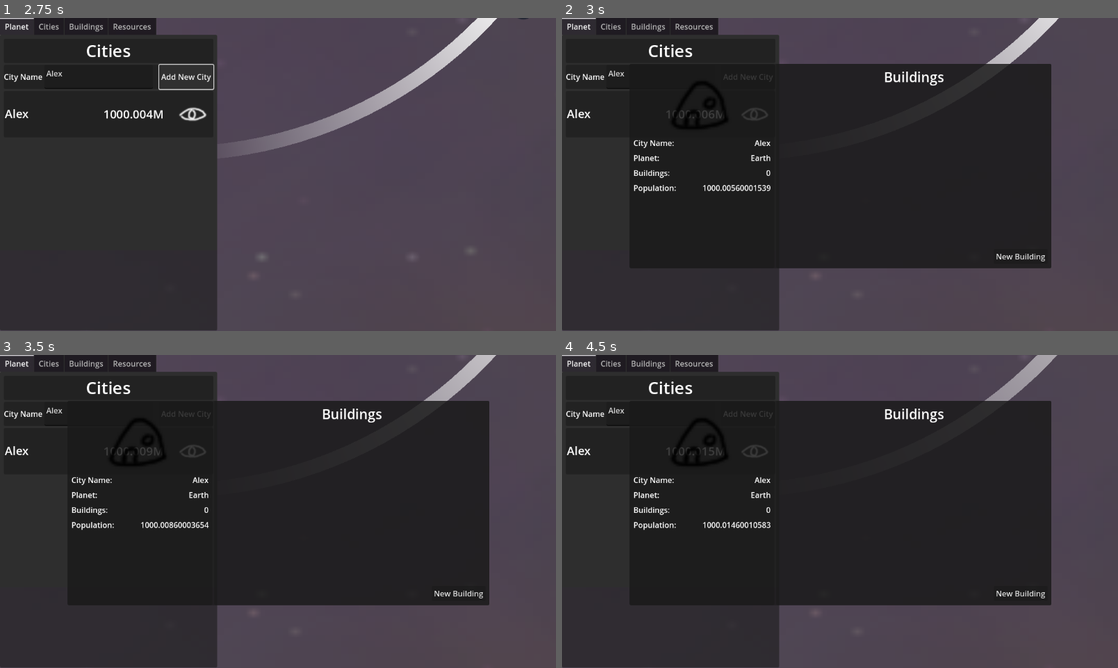
Above: before the commit, frames 1-4 (two rows, left to right).
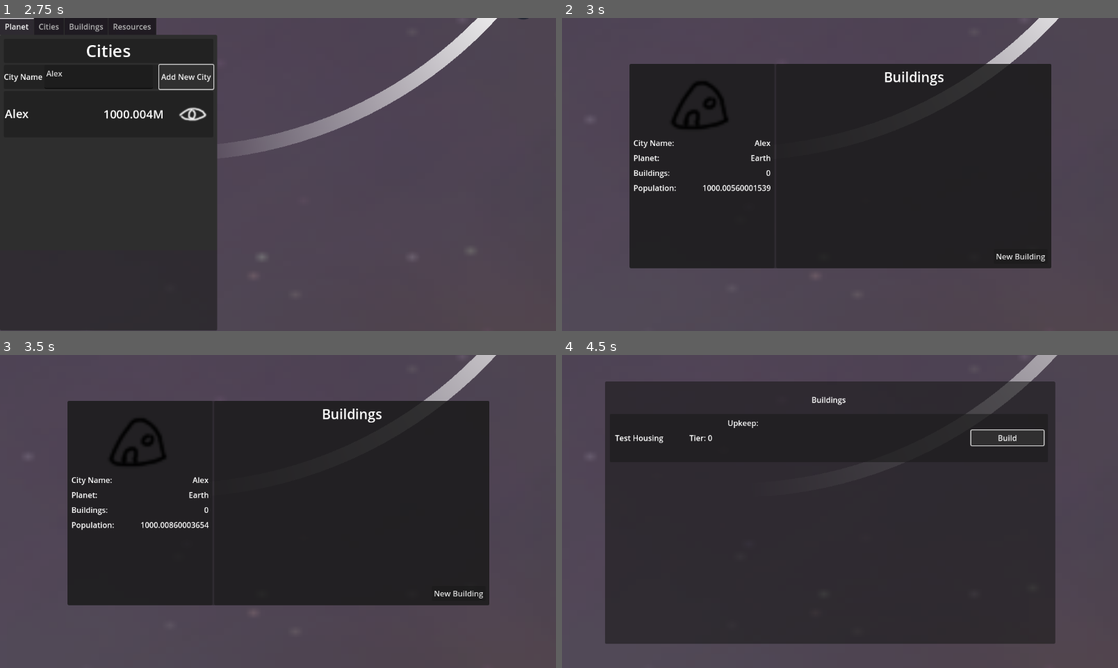
Above: after the commit, the same moments.

Repository: IsaacdmDunn/OrbitTTD
Game: Godot game, scene res://game.tscn
Two runs of this game, one before a commit and one after it. Both use one fixed random seed, a clock stepped at 60 frames per second and the inputs below. The engine's default icon, where the game draws it, is replaced by a stand-in: a white triangle on a blue panel in a dark square.
Inputs (mouse positions are in pixels of both pictures, inside the frame that each line leads up to):
- Up to frame 1 (2.75 s): move the mouse to (283, 218) at 0.52 s; hold S (MoveCameraDown) 0.53-1.25 s; click (283, 218) at 0.67 s; click (100, 77) at 1.27 s; type "Alex" at 1.35 s; click "Add New City" at 2 s
- Up to frame 2 (3 s): click (756, 115) at 2.75 s
- Up to frame 3 (3.5 s): no input
- Up to frame 4 (4.5 s): click "Add New City" (after the commit: "New Building") at 3.5 s; click (1006, 436) at 4.25 s, where only the run after the commit has a clickable "Build"

Frame 1 is identical in both runs. In frame 2, 21% of the frame differs, in the area x 0-39%, y 0-100%; in frame 3, 21%; in frame 4, 24%, in the area x 0-89%, y 0-100%.

Commit message:
added building menu

Diff:
--- a/orbitttd/Prefabs/UI/BuildingOptionUI.tscn
+++ b/orbitttd/Prefabs/UI/BuildingOptionUI.tscn
@@ -51,3 +51,5 @@
 tooltip_text = "Build time: 58 weeks
 Cost: 500 metals, 15 Rare metals"
 text = "Build"
+
+[connection signal="pressed" from="HBoxContainer/Button" to="." method="_on_button_pressed"]
--- a/orbitttd/Prefabs/UI/BuildingUI.tscn
+++ b/orbitttd/Prefabs/UI/BuildingUI.tscn
@@ -4,8 +4,9 @@
 [ext_resource type="Texture2D" uid="uid://luibggplp2ss" path="res://images/cityIcon.png" id="2_pud5p"]
 
 [node name="BuildingUI" type="Panel"]
-custom_minimum_size = Vector2(0, 96)
+custom_minimum_size = Vector2(525, 96)
 size_flags_horizontal = 3
+size_flags_vertical = 3
 script = ExtResource("1_381lv")
 
 [node name="HBoxContainer" type="HBoxContainer" parent="."]
--- a/orbitttd/scripts/Building.gd
+++ b/orbitttd/scripts/Building.gd
@@ -18,7 +18,7 @@
 	city = get_tree().get_nodes_in_group("City")[cityID]
 	if buildingType == null:
 		buildingType = "John"
-	print("dajwkda")
+	print(buildingType)
 func UpdateBuilding():
 
 	for resourceID in resourcesRequired.size():
--- a/orbitttd/scripts/City.gd
+++ b/orbitttd/scripts/City.gd
@@ -17,3 +17,8 @@
 	pop += pop * (birthRate - deathRate)
 	for building in buildings:
 		building.UpdateBuilding()
+
+func AddBuilding(building):
+	buildings.append(building)
+	building.city = self
+	add_child(building)
--- a/orbitttd/scripts/UI/AddNewBuildingUI.gd
+++ b/orbitttd/scripts/UI/AddNewBuildingUI.gd
@@ -1,15 +1,14 @@
 extends Control
 
-var city: City
+var city: Node2D
 var buildingToBuild: Node2D
 
-func _process(delta: float) -> void:
-	print("!!!")
 
 func _ready() -> void:
+	add_to_group("UI")
 	var optionToAdd = UiManager.buildingOption.instantiate()
 	optionToAdd.city = city
 	optionToAdd.buildingToBuild = buildingToBuild
+
 	$Panel/VBoxContainer.add_child(optionToAdd)
-	print("!!!")
 	pass
--- a/orbitttd/scripts/UI/BuildingOption.gd
+++ b/orbitttd/scripts/UI/BuildingOption.gd
@@ -1,10 +1,11 @@
 extends Panel
 
-var city: City
+var city: Node2D
 var buildingToBuild: Building
 
 func _ready() -> void:
-	print(buildingToBuild)
+	add_to_group("UI")
+	print( buildingToBuild.buildingType)
 	$HBoxContainer/TextureRect.texture = buildingToBuild.buildingTexture
 	$HBoxContainer/BuildingName.text = buildingToBuild.buildingType
 	$HBoxContainer/Tier.text = "Tier: " + str(buildingToBuild.tier)
@@ -14,5 +15,8 @@
 
 
 func _on_button_pressed() -> void:
+	print("Test" + buildingToBuild.name)
+	buildingToBuild.city = city
 	city.buildings.append(buildingToBuild)
+	city.add_child(buildingToBuild)
 	pass # Replace with function body.
--- a/orbitttd/scripts/UI/CityOnPlanetUI.gd
+++ b/orbitttd/scripts/UI/CityOnPlanetUI.gd
@@ -12,7 +12,7 @@
 
 func _on_texture_button_pressed() -> void:
 	#open city UIz
-	#UiManager.CloseUI()
+	UiManager.CloseUI()
 	var CityUIToAdd = GamePrefabs.cityBuildingMenuUI.instantiate()
 	CityUIToAdd.city = city
 
--- a/orbitttd/scripts/UI/CityUI.gd
+++ b/orbitttd/scripts/UI/CityUI.gd
@@ -3,7 +3,10 @@
 var city:City
 
 func _ready() -> void:
+	add_to_group("UI")
+	print(city)
 	for building in city.buildings:
+		print("dada")
 		AddBuildingInfoUI(building)
 		pass
 	pass
@@ -23,6 +26,7 @@
 
 
 func _on_button_pressed() -> void:
+	UiManager.CloseUI()
 	var buildingMenu = UiManager.addBuildingUI.instantiate()
 	buildingMenu.city = city
 	buildingMenu.buildingToBuild = GamePrefabs.earthSlumsPrefab.instantiate()
--- a/orbitttd/scripts/UI/PlanetUIData.gd
+++ b/orbitttd/scripts/UI/PlanetUIData.gd
@@ -1,10 +1,13 @@
 extends Control
+
 
 
 var targetPlanet: Node2D
 enum UITabState {Planet, Cities, Buildings, Resources}
 var currentTabState:UITabState = UITabState.Planet
 
+func _ready() -> void:
+	add_to_group("UI")
 
 func _on_tab_bar_tab_changed(tab: int) -> void:
 	GetTabMenu(tab).visible = true
--- a/orbitttd/scripts/UI/UIManager.gd
+++ b/orbitttd/scripts/UI/UIManager.gd
@@ -14,4 +14,10 @@
 
 func CloseUI():
 	for ui in get_tree().get_nodes_in_group("UI").size():
+		if ui == 0:
+			continue
 		get_tree().get_nodes_in_group("UI")[ui].queue_free()
+
+func _input(event: InputEvent) -> void:
+	if Input.is_action_just_pressed("EscapeMenus"):
+		UiManager.CloseUI()
